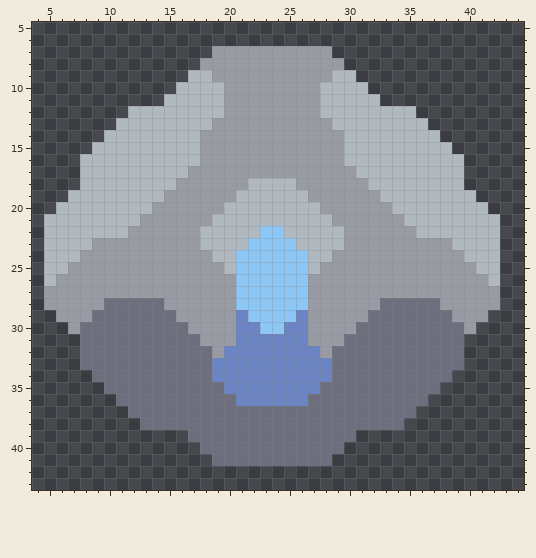
Pixel-art sprite, stored at sprites/units/smol/nano.png. The picture above is the old version.
The file is 48x48 pixels. Shown: x 4..44, y 5..43.
After:
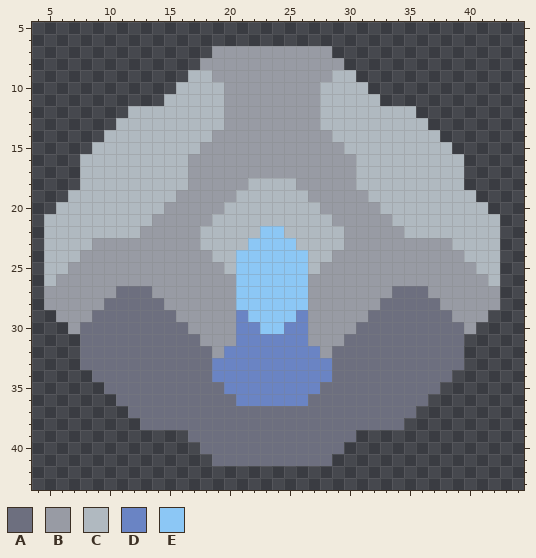
Palette (. is transparent): A #6d6f7f  B #989ba4  C #b0b9c0  D #6a84c4  E #8cc7f5
The edit:
y 13: x 19 B -> C; x 28 B -> C
y 14: x 18 B -> C; x 29 B -> C
y 16: x 17 C -> B; x 30 C -> B
y 18: x 16 B -> C; x 31 B -> C
y 19: x 15 B -> C; x 32 B -> C
y 20: x 14 B -> C; x 33 B -> C
y 21: x 13 B -> C; x 34 B -> C
y 22: x 12 B -> C; x 35 B -> C
y 27: x 11..13 BBB -> AAA; x 34..36 BBB -> AAA
Where, in picture pixels (left, top, right, bottom), the same in both pictures:
changed: (128, 118, 224, 238)
changed: (320, 118, 416, 238)
changed: (116, 286, 152, 298)
changed: (392, 286, 428, 298)
